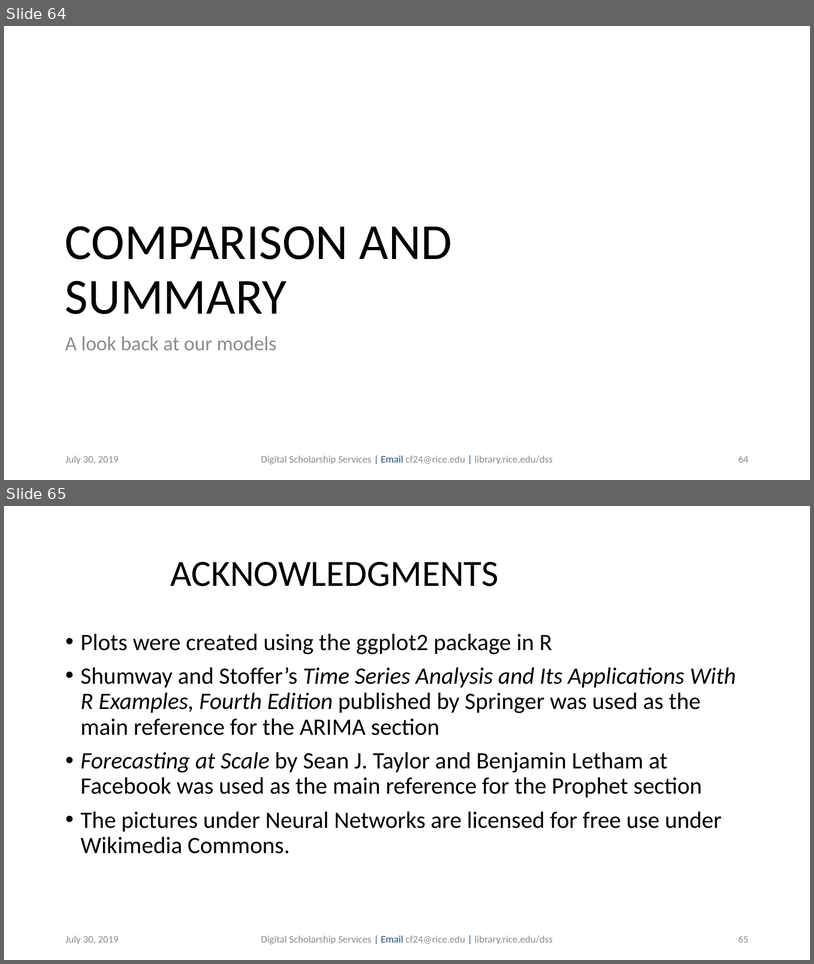
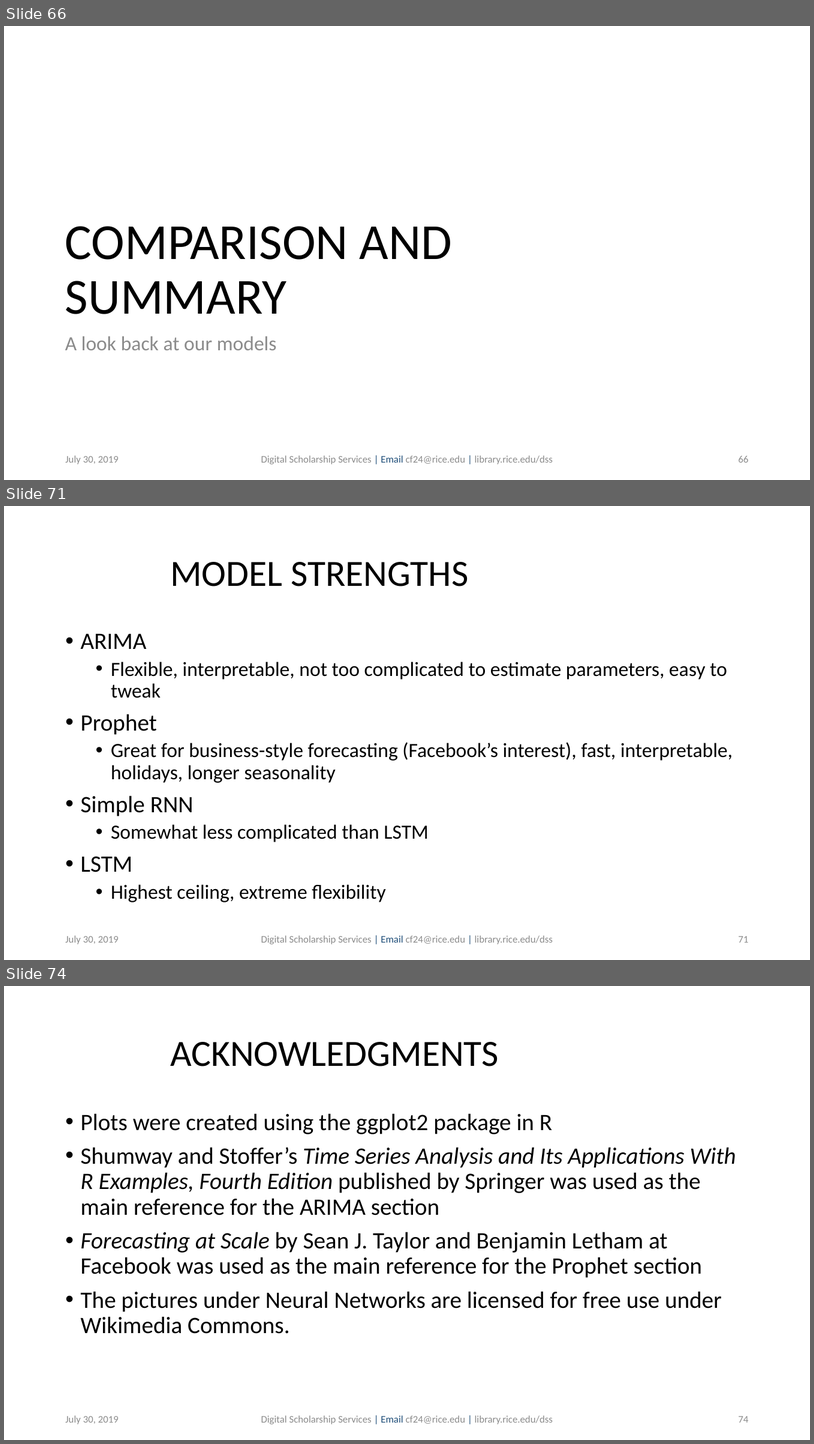
Before and after one commit to bakitybacon/rice-data-and-donuts, a slide deck: tsa/Introduction to Time Series Analysis.pptx. Shown one above the other, each under a label of ours: slides 64 and 65 before the commit, slides 66, 71 and 74 after it; the slides between them are not shown. The pictures are 814x964 and 814x1444 pixels, drawn with LibreOffice and Linux fonts; fonts in the diff are those of the drawing; background and template pictures are left out. Boxes give left, top, right and bottom in pixels: in the first picture for what was removed or moved away, otherwise in the second. Text is boxed around its words. In the diff, an @@ line names an element or a change of style, - is before the commit and + after.

Commit message:
model comparisons and stuff

```diff
--- a/tsa/Introduction to Time Series Analysis.pptx
+++ b/tsa/Introduction to Time Series Analysis.pptx
@@ slide 71 added at (x1=4, y1=506, x2=810, y2=960), background #FFFFFF @@
@@ title added at (x1=170, y1=562, x2=468, y2=586), 44 pt, text #000000 @@
+MODEL STRENGTHS
@@ text added at (x1=81, y1=634, x2=733, y2=902), 24 pt, text #000000 @@
+• ARIMA
+  • Flexible, interpretable, not too complicated to estimate parameters, easy to tweak
+• Prophet
+  • Great for business-style forecasting (Facebook’s interest), fast, interpretable, holidays, longer seasonality
+• Simple RNN
+  • Somewhat less complicated than LSTM
+• LSTM
+  • Highest ceiling, extreme flexibility
@@ text added at (x1=65, y1=935, x2=119, y2=944), 12 pt, text #8C8C8C @@
+July 30, 2019
@@ text added at (x1=261, y1=935, x2=553, y2=944), 12 pt, text #8C8C8C @@
+Digital Scholarship Services | Email cf24@rice.edu | library.rice.edu/dss
@@ page number added at (x1=738, y1=936, x2=749, y2=942), 12 pt, text #8C8C8C @@
+71
@@ what was slide 64 is now slide 66 @@
@@ page number at (x1=738, y1=456, x2=749, y2=462): text changed @@
-64
+66
@@ what was slide 65 is now slide 74 @@
@@ page number at (x1=738, y1=1416, x2=749, y2=1422): text changed @@
-65
+74
```
Also in this commit, not shown: 8 slides changed, 8 other slides added.
